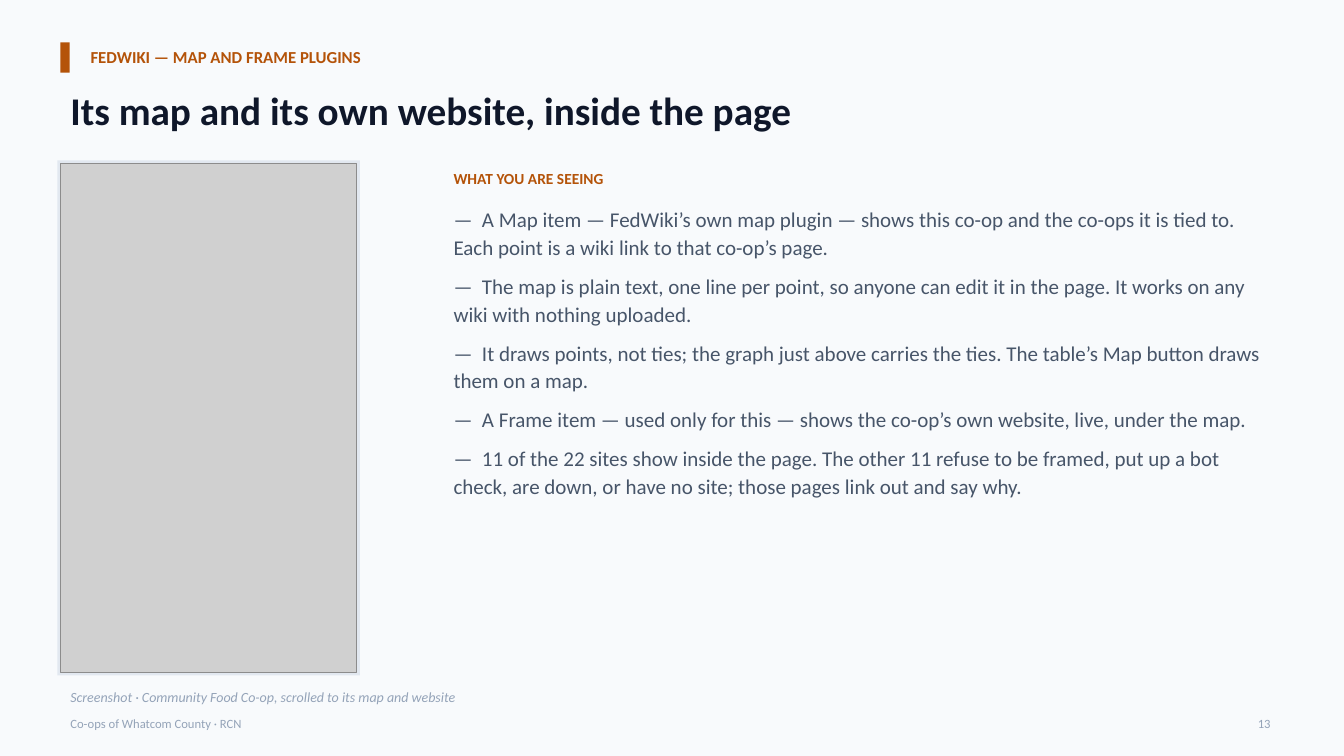
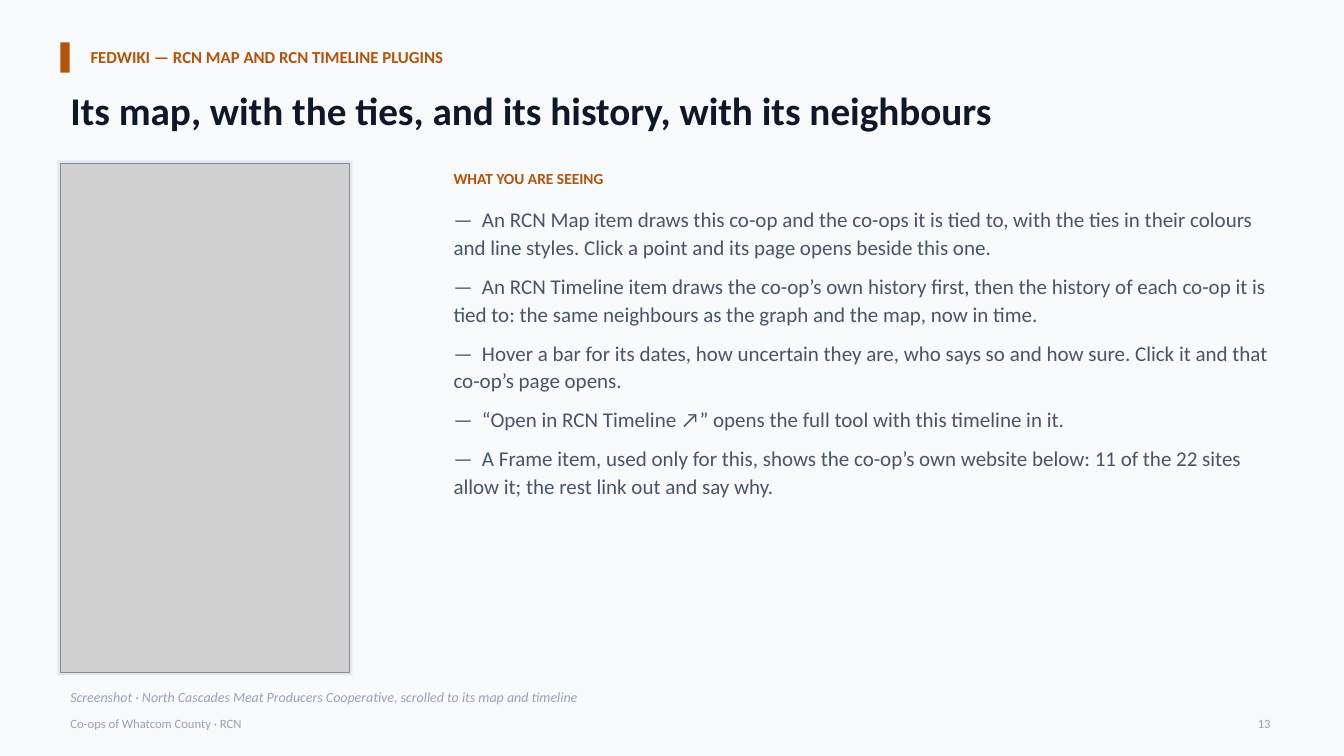
Before and after one commit to marpie1/rcn, a slide deck: slide 13 of docs/whatcom-coops-four-lenses.pptx. Drawn at 1344x756 pixels with LibreOffice and Linux fonts; fonts in the diff are those of the drawing; grey boxes stand for pictures. Boxes give left, top, right and bottom in pixels: in the first picture for what was removed or moved away, otherwise in the second. Text is boxed around its words. In the diff, an @@ line names an element or a change of style, - is before the commit and + after.

```diff
--- a/docs/whatcom-coops-four-lenses.pptx
+++ b/docs/whatcom-coops-four-lenses.pptx
@@ text at <box>91,52,443,63</box>: text changed @@
-FEDWIKI — MAP AND FRAME PLUGINS
+FEDWIKI — RCN MAP AND RCN TIMELINE PLUGINS
@@ text at <box>70,97,991,132</box>: text changed @@
-Its map and its own website, inside the page
+Its map, with the ties, and its history, with its neighbours
@@ rectangle: place and size @@
-rectangle at <box>57,160,360,676</box>
+rectangle at <box>57,160,353,676</box>
@@ picture: place and size @@
-picture at <box>60,163,357,673</box>
+picture at <box>60,163,350,673</box>
@@ text at <box>454,212,1267,498</box>: text changed @@
-— A Map item — FedWiki’s own map plugin — shows this co-op and the co-ops it is tied to. Each point is a wiki link to that co-op’s page.
-— The map is plain text, one line per point, so anyone can edit it in the page. It works on any wiki with nothing uploaded.
-— It draws points, not ties; the graph just above carries the ties. The table’s Map button draws them on a map.
-— A Frame item — used only for this — shows the co-op’s own website, live, under the map.
-— 11 of the 22 sites show inside the page. The other 11 refuse to be framed, put up a bot check, are down, or have no site; those pages link out and say why.
+— An RCN Map item draws this co-op and the co-ops it is tied to, with the ties in their colours and line styles. Click a point and its page opens beside this one.
+— An RCN Timeline item draws the co-op’s own history first, then the history of each co-op it is tied to: the same neighbours as the graph and the map, now in time.
+— Hover a bar for its dates, how uncertain they are, who says so and how sure. Click it and that co-op’s page opens.
+— “Open in RCN Timeline ↗” opens the full tool with this timeline in it.
+— A Frame item, used only for this, shows the co-op’s own website below: 11 of the 22 sites allow it; the rest link out and say why.
@@ text at <box>70,692,578,704</box>: text changed @@
-Screenshot · Community Food Co-op, scrolled to its map and website
+Screenshot · North Cascades Meat Producers Cooperative, scrolled to its map and timeline
```
Also in this commit, not shown: 5 other slides changed, 2 slides added, 11 other files.
